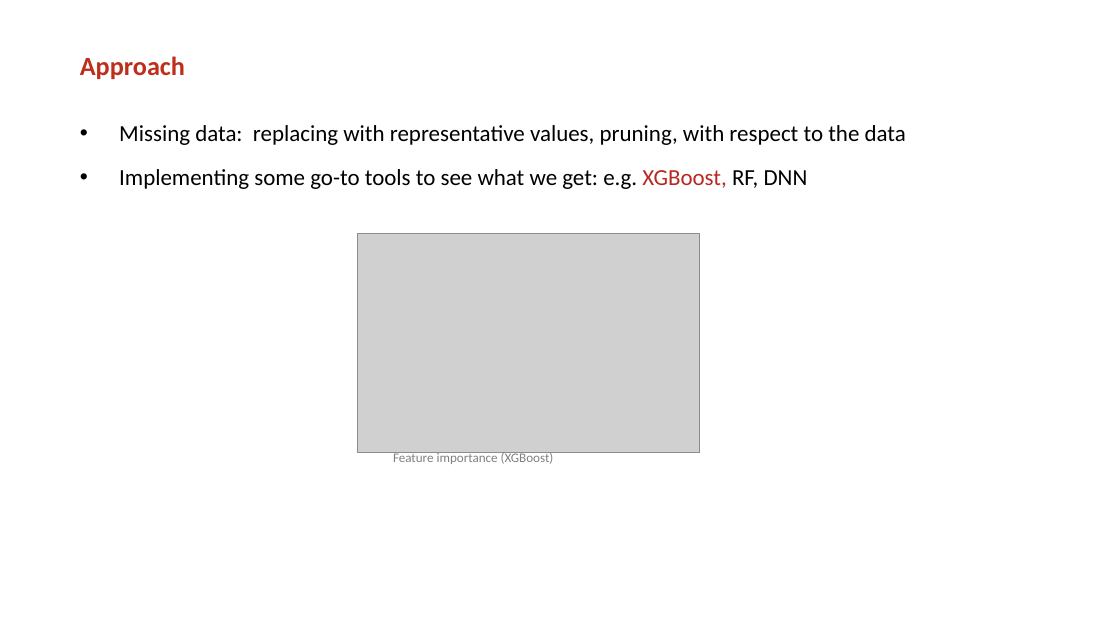
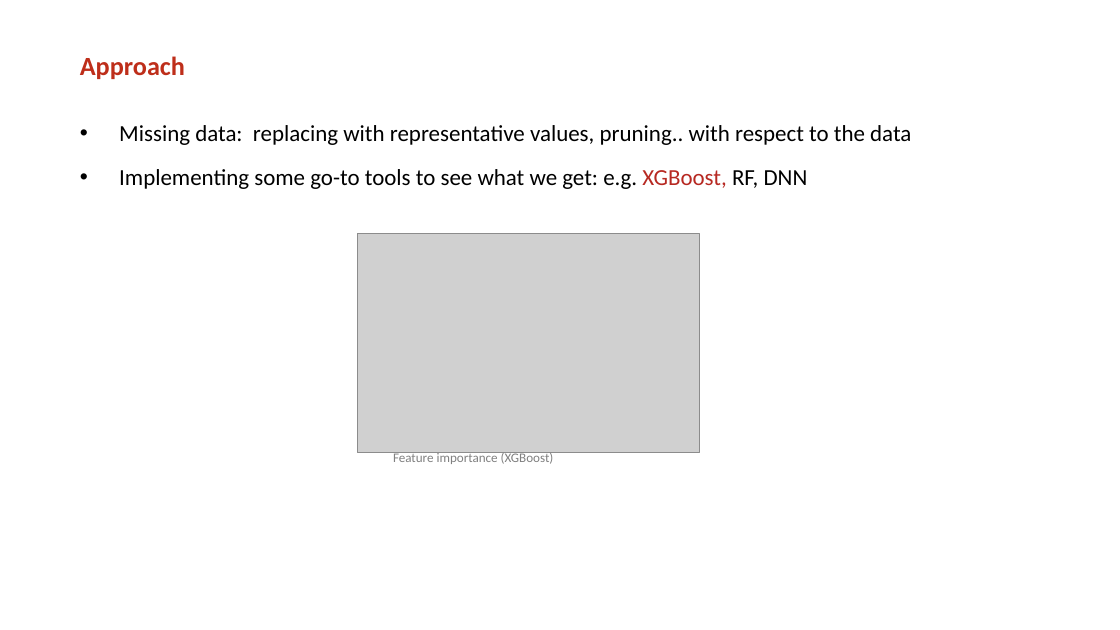
Before and after one commit to mrngm/Classified, a slide deck: slide 4 of Presentatie/Flashtalk 2 (Jeffrey).pptx. Drawn at 1120x630 pixels with LibreOffice and Linux fonts; fonts in the diff are those of the drawing; grey boxes stand for pictures; background and template pictures are left out. Boxes give left, top, right and bottom in pixels: in the first picture for what was removed or moved away, otherwise in the second. Text is boxed around its words. In the diff, an @@ line names an element or a change of style, - is before the commit and + after.

```diff
--- a/Presentatie/Flashtalk 2 (Jeffrey).pptx
+++ b/Presentatie/Flashtalk 2 (Jeffrey).pptx
@@ text at (119, 125, 911, 145): text changed @@
-• Missing data: replacing with representative values, pruning, with respect to the data
+• Missing data: replacing with representative values, pruning.. with respect to the data
```
Also in this commit, not shown: 3 other slides changed.
